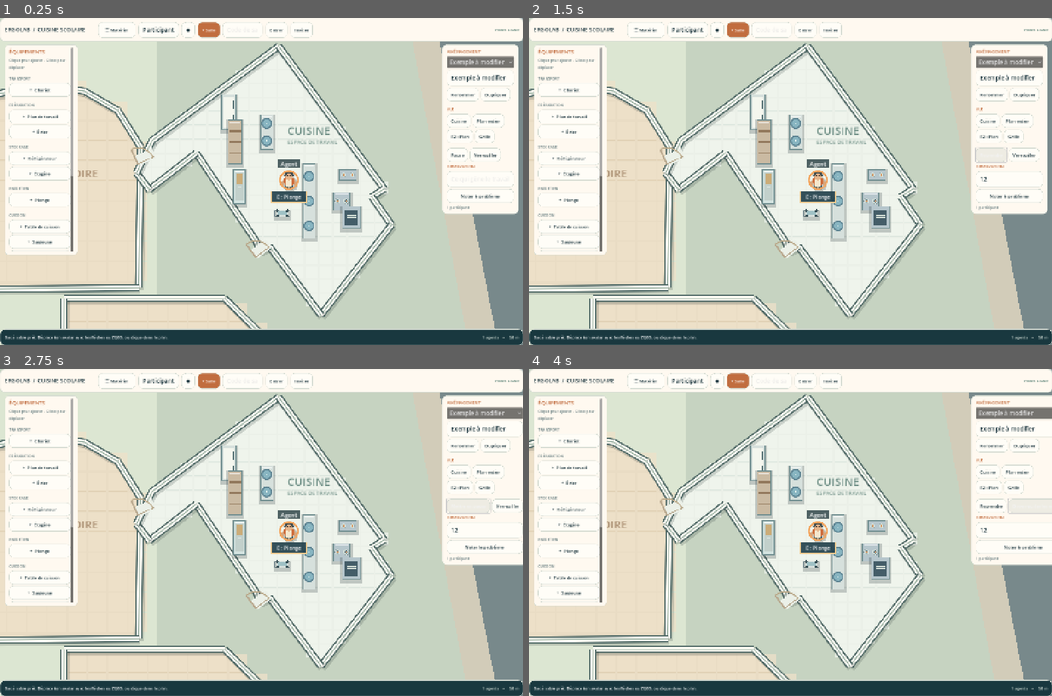
Above: before the commit, frames 1-4 (two rows, left to right).
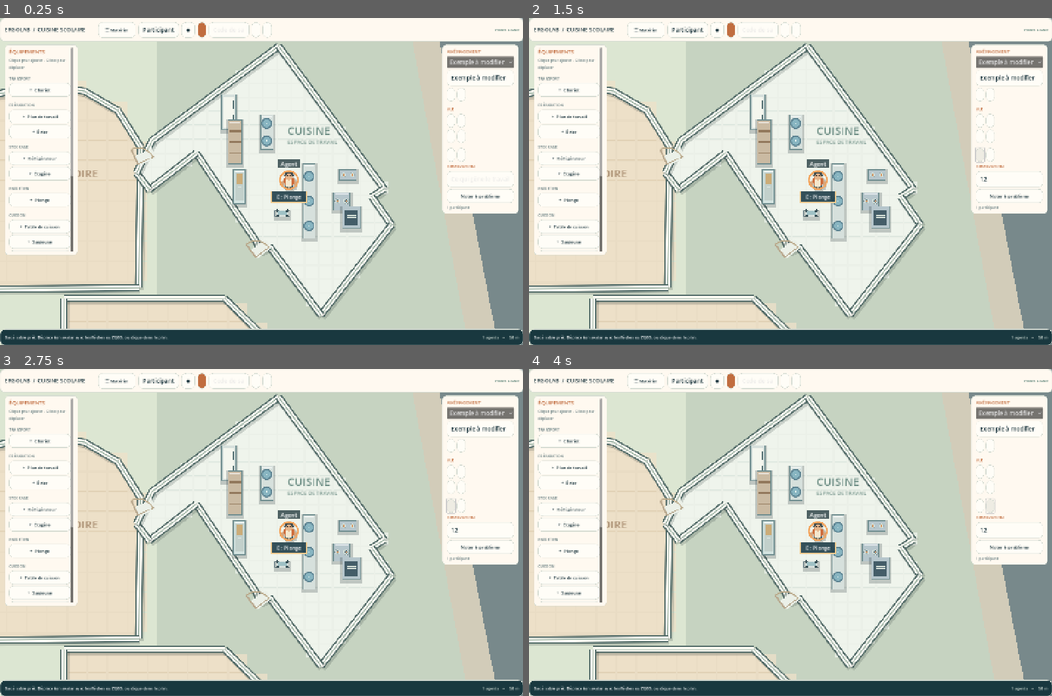
Above: after the commit, the same moments.

Repository: Vincladef/ergolab-cuisine-scolaire
Game: Godot game, scene res://main.tscn
The game is run twice, just before and just after one commit, with the same random seed, the same clock (stepped at 60 frames per second) and the same inputs.
Inputs (mouse positions are in pixels of both pictures, inside the frame that each line leads up to):
- Up to frame 1 (0.25 s): no input
- Up to frame 2 (1.5 s): click (1010, 178) at 0.52 s; type "12" at 0.6 s; click "Pause" at 1.25 s
- Up to frame 3 (2.75 s): click "Reprendre" at 2 s
- Up to frame 4 (4 s): click "Mettre en pause" (after the commit: "Pause") at 2.75 s; click "Verrouiller" at 3.5 s

The runs differ from the first frame. In frame 1, 0.7% of the frame differs, in the area x 38-99%, y 1-61%; in frame 2, 0.7%; in frame 3, 1.3%; in frame 4, 1.3%, in the area x 38-100%, y 1-61%.

Commit message:
fix(godot): prevent workshop controls from resizing during multiplayer

Diff:
--- a/scripts/sandbox_game.gd
+++ b/scripts/sandbox_game.gd
@@ -182,6 +182,7 @@
 func _button(text: String, callback: Callable, accent: bool = false) -> Button:
     var b := Button.new()
     b.text = text
+    b.clip_text = true
     b.custom_minimum_size.y = 35
     b.add_theme_font_size_override("font_size",12)
     b.add_theme_color_override("font_color",Color.WHITE if accent else INK)
@@ -283,6 +284,7 @@
     stage_panel = PanelContainer.new()
     stage_panel.name = "CarteAtelier"
     stage_panel.add_theme_stylebox_override("panel",_panel(Color("#FFF9F0")))
+    stage_panel.clip_contents = true
     stage_panel.size = Vector2(208,336)
     ui_root.add_child(stage_panel)
     var controls := VBoxContainer.new()
@@ -721,7 +723,7 @@
         network.send_pause(not paused)
     else:
         paused=not paused
-        pause_button.text="Reprendre" if paused else "Mettre en pause"
+        pause_button.text="Reprendre" if paused else "Pause"
 
 func _toggle_lock() -> void:
     if network.has_room():
@@ -729,7 +731,7 @@
         network.send_lock(not locked)
     else:
         locked=not locked
-    lock_button.text="Déverrouiller les meubles" if locked else "Verrouiller les meubles"
+    lock_button.text="Débloquer" if locked else "Bloquer"
 
 func _add_observation() -> void:
     var txt:=obs_line.text.strip_edges()
@@ -1066,8 +1068,8 @@
     participants=state.get("participants",[]).duplicate(true)
     pause_button.disabled=(network.role!="host")
     lock_button.disabled=(network.role!="host")
-    pause_button.text="Reprendre" if paused else "Mettre en pause"
-    lock_button.text="Déverrouiller les meubles" if locked else "Verrouiller les meubles"
+    pause_button.text="Reprendre" if paused else "Pause"
+    lock_button.text="Débloquer" if locked else "Bloquer"
     _refresh_scenarios()
     _refresh_people()
     queue_redraw()
@@ -1125,10 +1127,10 @@
                     break
         "pause":
             paused=bool(payload.get("value",false))
-            pause_button.text="Reprendre" if paused else "Mettre en pause"
+            pause_button.text="Reprendre" if paused else "Pause"
         "lock":
             locked=bool(payload.get("value",false))
-            lock_button.text="Déverrouiller les meubles" if locked else "Verrouiller les meubles"
+            lock_button.text="Débloquer" if locked else "Bloquer"
     queue_redraw()
 
 
